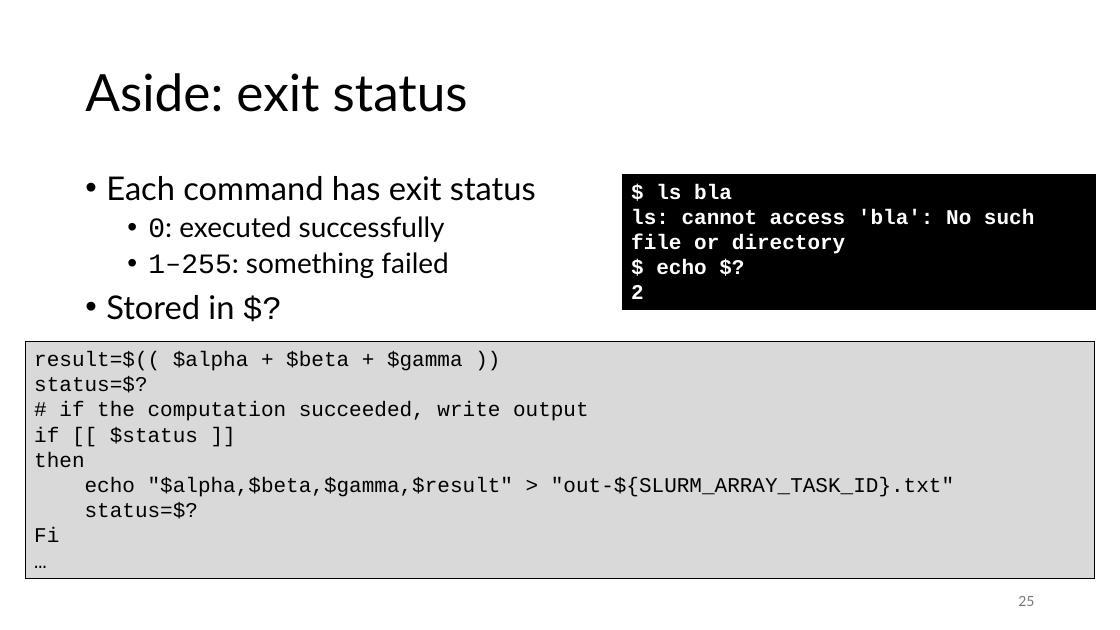
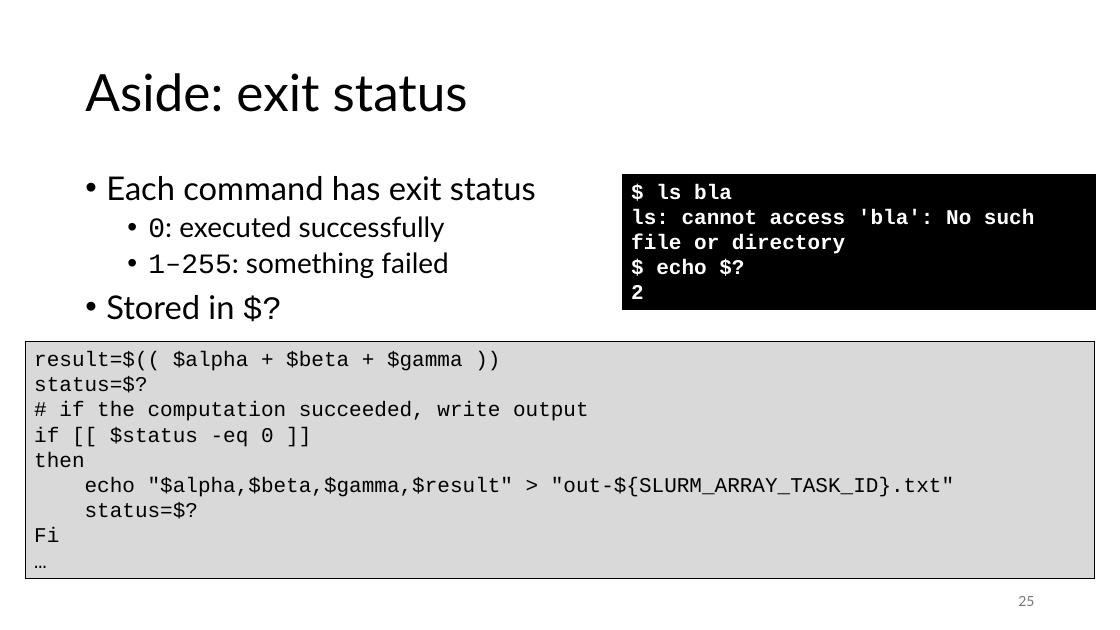
Before and after one commit to gjbex/Workflows-for-HPC, a slide deck: slide 25 of workflow_for_HPC.pptx. Drawn at 1120x630 pixels with LibreOffice and Linux fonts; fonts in the diff are those of the drawing. Boxes give left, top, right and bottom in pixels: in the first picture for what was removed or moved away, otherwise in the second. Text is boxed around its words. In the diff, an @@ line names an element or a change of style, - is before the commit and + after.

Commit message:
Fix exit sttaus check

```diff
--- a/workflow_for_HPC.pptx
+++ b/workflow_for_HPC.pptx
@@ text in rectangle at [34,427,274,447]: text changed @@
-if [[ $status ]]
+if [[ $status -eq 0 ]]
```
